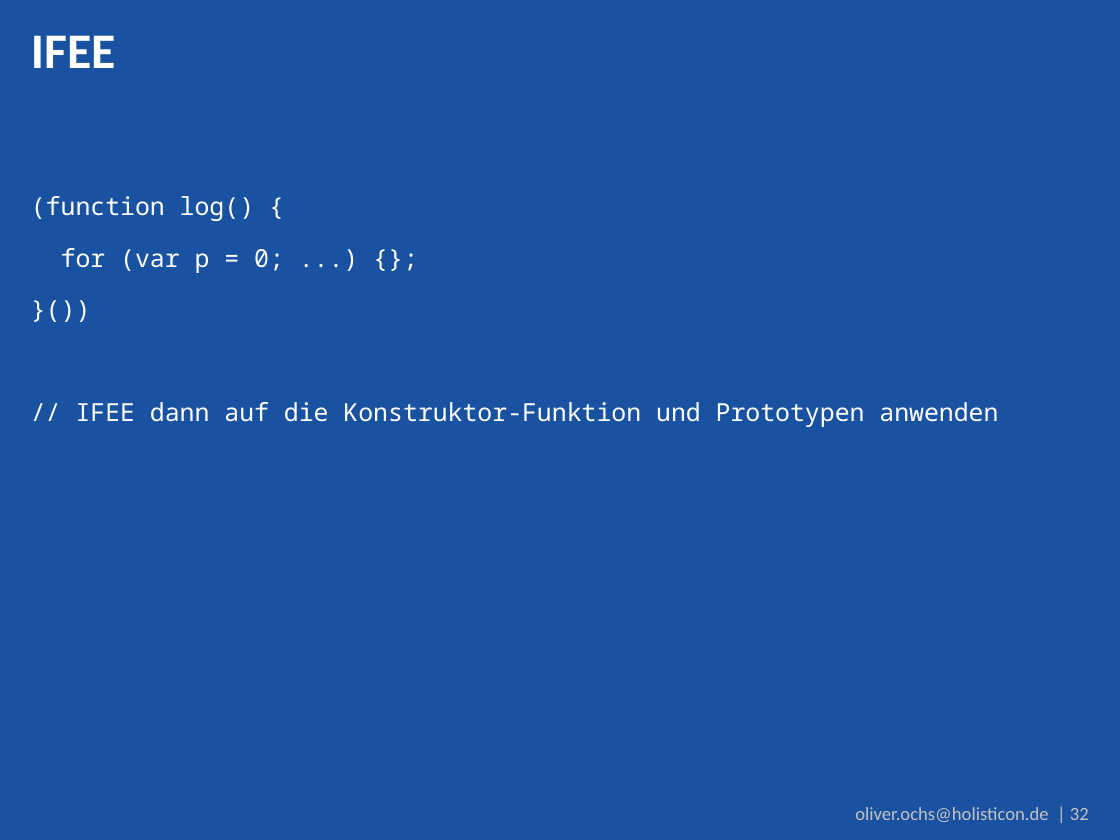
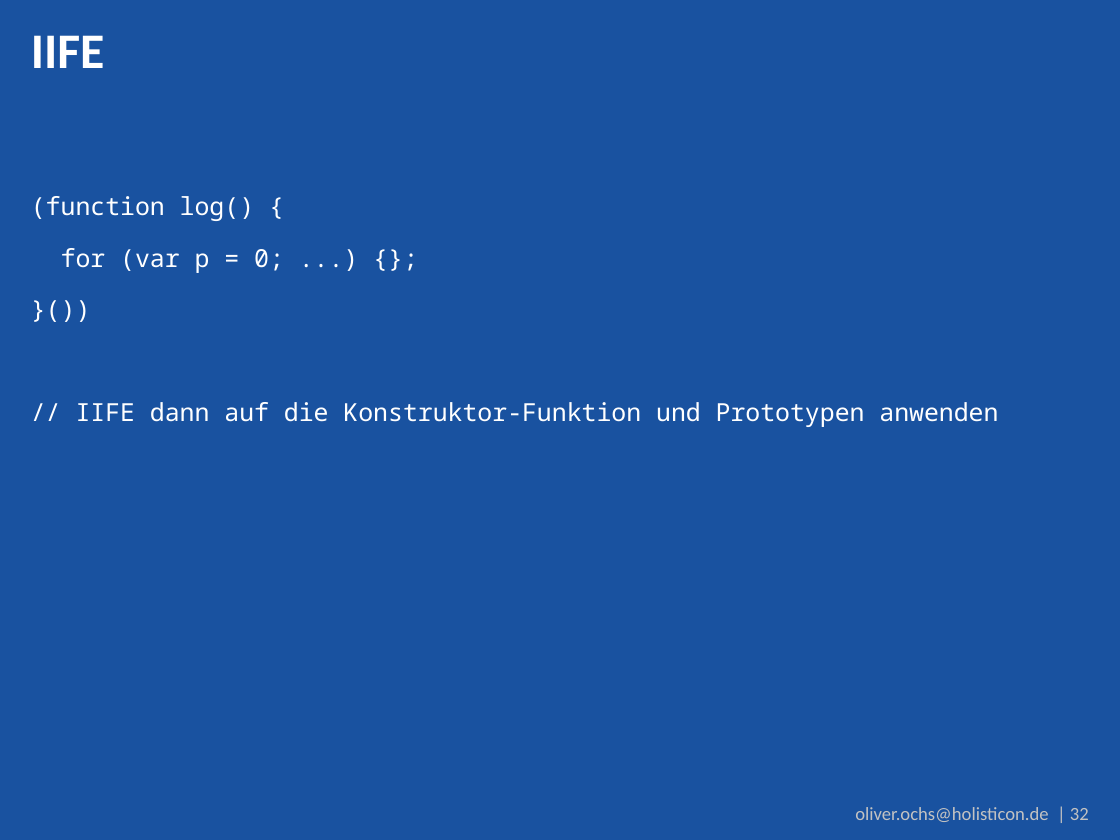
Before and after one commit to DJCordhose/serious-javascript, a slide deck: slide 32 of coding-sessions/code_talks.pptx. Drawn at 1120x840 pixels with LibreOffice and Linux fonts; fonts in the diff are those of the drawing; background and template pictures are left out. Boxes give left, top, right and bottom in pixels: in the first picture for what was removed or moved away, otherwise in the second. Text is boxed around its words. In the diff, an @@ line names an element or a change of style, - is before the commit and + after.

Commit message:
typo

```diff
--- a/coding-sessions/code_talks.pptx
+++ b/coding-sessions/code_talks.pptx
@@ title at (31,35,105,68): text changed @@
-IFEE
+IIFE
@@ text at (76,402,998,427): text changed @@
-// IFEE dann auf die Konstruktor-Funktion und Prototypen anwenden
+// IIFE dann auf die Konstruktor-Funktion und Prototypen anwenden
```
